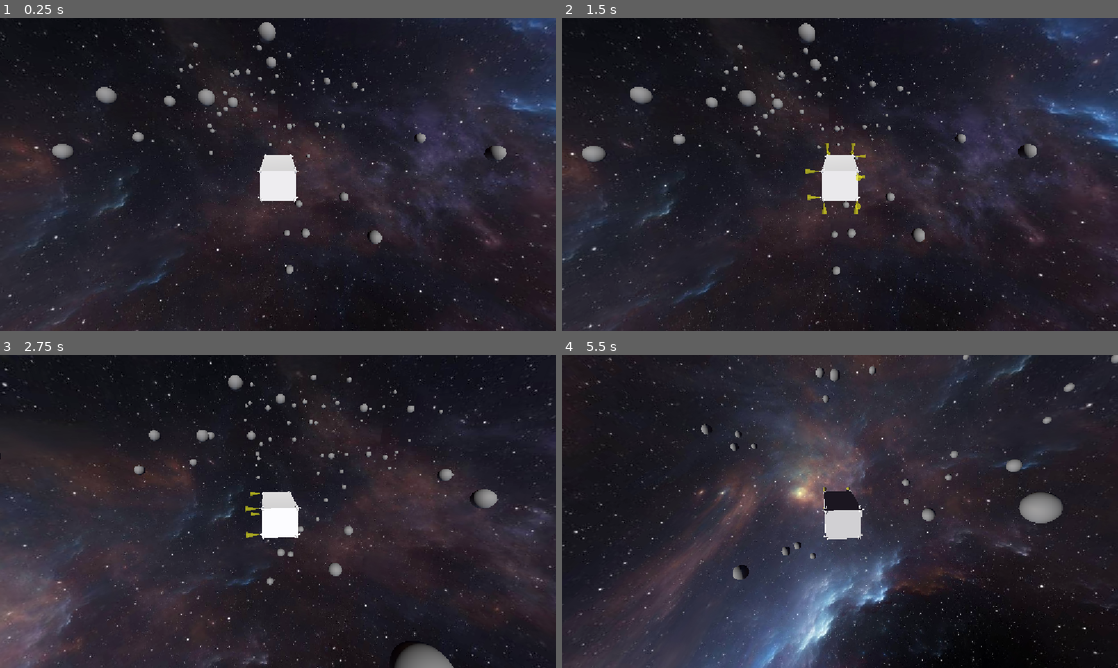
Above: before the commit, frames 1-4 (two rows, left to right).
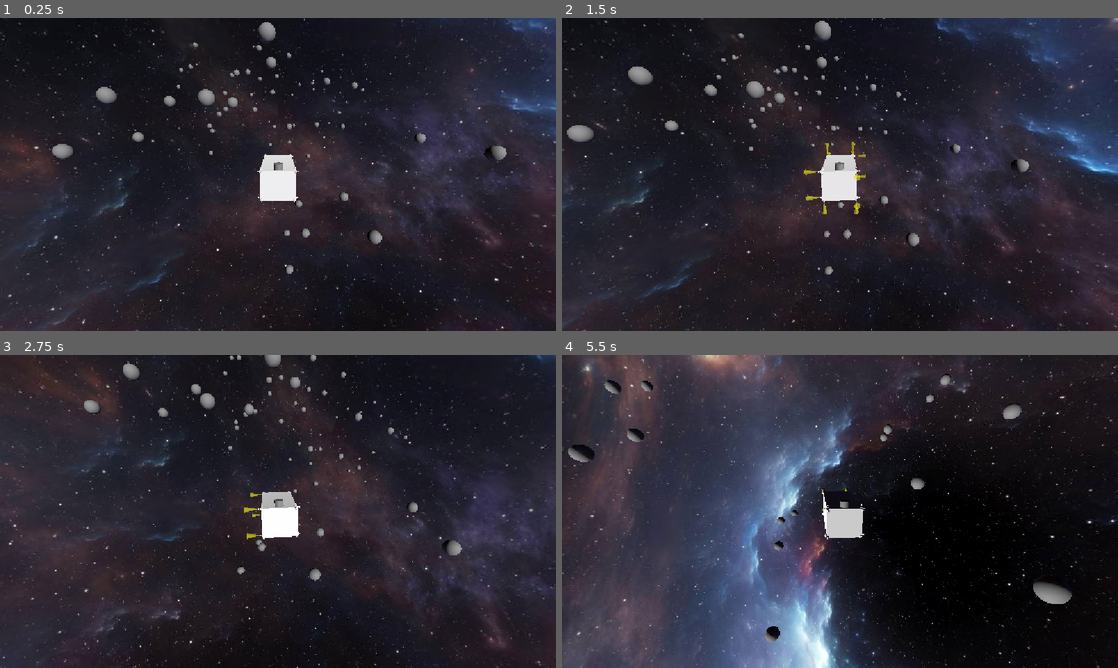
Above: after the commit, the same moments.

Repository: shaninalex/godot-space-movement-prototype
Game: Godot game, scene res://root.tscn
Two runs of this game, one before a commit and one after it. Both use one fixed random seed, a clock stepped at 60 frames per second and the inputs below.
Inputs (mouse positions are in pixels of both pictures, inside the frame that each line leads up to):
- Up to frame 1 (0.25 s): no input
- Up to frame 2 (1.5 s): tap Enter at 0.5 s; move the mouse to (962, 158) at 0.52 s; hold D (move_right) 0.53-1.28 s; tap Tab at 0.6, 1.35 s; click (962, 158) at 0.67 s; move the mouse to (728, 190) at 1.27 s; hold Ctrl (move_backward) from 1.28 s (still down)
- Up to frame 3 (2.75 s): move the mouse to (333, 442) at 2.02 s; release Ctrl (move_backward) at 2.03 s; hold D (move_right) from 2.03 s (still down); tap Tab at 2.1 s
- Up to frame 4 (5.5 s): move the mouse to (812, 574) at 2.77 s; release D (move_right) at 2.78 s; hold Shift (move_forward) 2.78-3.53 s; tap Tab every 0.75 s from 2.85 to 5.1 s; click (812, 574) at 2.92 s; move the mouse to (1006, 558) at 3.52 s; hold A (move_left) 3.53-5.03 s; move the mouse to (673, 464) at 4.27 s; move the mouse to (867, 511) at 5.02 s; hold Ctrl (move_backward) from 5.03 s (still down); click (867, 511) at 5.17 s

The runs differ from the first frame. In frame 1, less than 0.1% of the frame differs, in the area x 49-51%, y 46-49%; in frame 2, 12%; in frame 3, 23%; in frame 4, 60%, in the area x 0-100%, y 0-100%.

Commit message:
calc mass

Diff:
--- a/Player.tscn
+++ b/Player.tscn
@@ -2,7 +2,8 @@
 
 [ext_resource type="Script" uid="uid://crtfvxvlhu6fk" path="res://player.gd" id="1_xhfnw"]
 [ext_resource type="PackedScene" uid="uid://by1r2cet45gnw" path="res://thruster.tscn" id="2_kpjcp"]
-[ext_resource type="Script" path="res://camera_rig.gd" id="3_camera_rig"]
+[ext_resource type="Script" uid="uid://dpy2huey4c5fa" path="res://camera_rig.gd" id="3_camera_rig"]
+[ext_resource type="PackedScene" uid="uid://cjh73rjcp87mh" path="res://cargo.tscn" id="4_e80uo"]
 
 [sub_resource type="BoxShape3D" id="BoxShape3D_lgns8"]
 size = Vector3(2.4765625, 2.1188965, 5.4902344)
@@ -99,3 +100,6 @@
 
 [node name="Thruster24" parent="." unique_id=2125660772 instance=ExtResource("2_kpjcp")]
 transform = Transform3D(1, 0, 0, 0, -4.371139e-08, 1, 0, -1, -4.371139e-08, -1.1668496, -0.9873471, -2.7496257)
+
+[node name="Cargo" parent="." unique_id=1264340302 instance=ExtResource("4_e80uo")]
+transform = Transform3D(1, 0, 0, 0, 1, 0, 0, 0, 1, 0.02346611, 1.2867029, 2.189375)
--- /dev/null
+++ b/cargo.gd
@@ -0,0 +1,2 @@
+class_name Cargo
+extends ShipModule
--- /dev/null
+++ b/cargo.tscn
@@ -0,0 +1,14 @@
+[gd_scene format=3 uid="uid://cjh73rjcp87mh"]
+
+[ext_resource type="Script" uid="uid://cy50hyg3kujwx" path="res://cargo.gd" id="1_bh0de"]
+
+[sub_resource type="CylinderMesh" id="CylinderMesh_kne1u"]
+top_radius = 0.31347656
+bottom_radius = 0.31347656
+height = 0.40429688
+
+[node name="Cargo" type="Node3D" unique_id=1264340302]
+script = ExtResource("1_bh0de")
+
+[node name="MeshInstance3D" type="MeshInstance3D" parent="." unique_id=810152753]
+mesh = SubResource("CylinderMesh_kne1u")
--- a/player.gd
+++ b/player.gd
@@ -1,25 +1,48 @@
 class_name Player
 extends RigidBody3D
 
-@export var ship_mass := 100
-
+@export var ship_base_mass: float = 100.0
 @onready var movement_controller: MovementController = MovementController.new()
 
 
 func _ready():
-	angular_damp = 0.9
-	mass = ship_mass
+	angular_damp = 0.3
 	init_thrusters()
+	init_modules()
+	update_mass_and_center_of_mass()
+	print("Ship mass: ", mass)
+
+func init_modules():
+	for child in get_children():
+		if child is ShipModule:
+			child.mass_changed.connect(func(_new_mass): update_mass_and_center_of_mass())
 
 
 func _physics_process(delta):
 	movement_controller.physics_process(delta, self)
 
+
 func _integrate_forces(state: PhysicsDirectBodyState3D) -> void:
 	movement_controller.set_center_of_mass(state.center_of_mass_local)
 
+
 func _unhandled_input(event: InputEvent) -> void:
 	movement_controller.handle_input(event)
+
+
+func update_mass_and_center_of_mass() -> void:
+	var total_mass: float = ship_base_mass
+	var weighted_pos := Vector3.ZERO # Власний центр мас корпусу в (0,0,0)
+
+	for child in get_children():
+		if child is ShipModule:
+			total_mass += child.mass
+			weighted_pos += child.position * child.mass
+
+	mass = total_mass
+	center_of_mass_mode = RigidBody3D.CENTER_OF_MASS_MODE_CUSTOM
+	center_of_mass = weighted_pos / total_mass
+	movement_controller.set_center_of_mass(center_of_mass)
 
 
 func init_thrusters():
--- /dev/null
+++ b/ship_module.gd
@@ -0,0 +1,10 @@
+class_name ShipModule
+extends Node3D
+
+signal mass_changed(new_mass: float)
+
+@export var mass: float = 10.0:
+	set(value):
+		if not is_equal_approx(mass, value):
+			mass = value
+			mass_changed.emit(mass)
--- a/thruster.gd
+++ b/thruster.gd
@@ -1,5 +1,5 @@
 class_name Thruster
-extends Node3D
+extends ShipModule
 
 @export var throttle: float = 1.0
 @export var max_thrust: float = 100.0
--- a/thruster.tscn
+++ b/thruster.tscn
@@ -17,6 +17,7 @@
 [node name="Thruster" type="Node3D" unique_id=1526727572 node_paths=PackedStringArray("effect")]
 script = ExtResource("1_bda3k")
 effect = NodePath("Effect")
+mass = 1.0
 
 [node name="Body" parent="." unique_id=66710840 instance=ExtResource("1_hnbbr")]
 
Not shown, added: cargo.gd.uid
Not shown, added: ship_module.gd.uid
